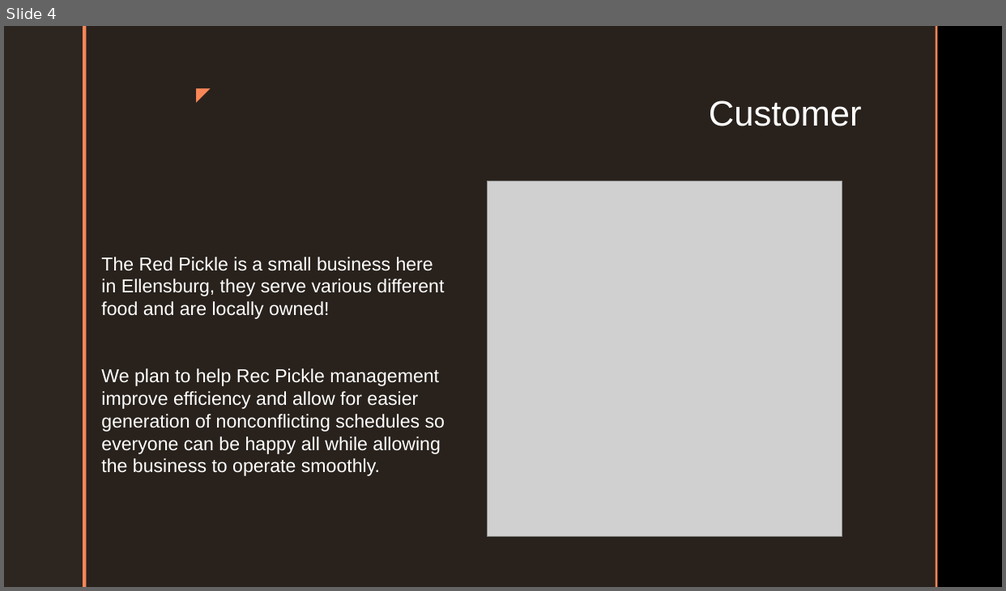
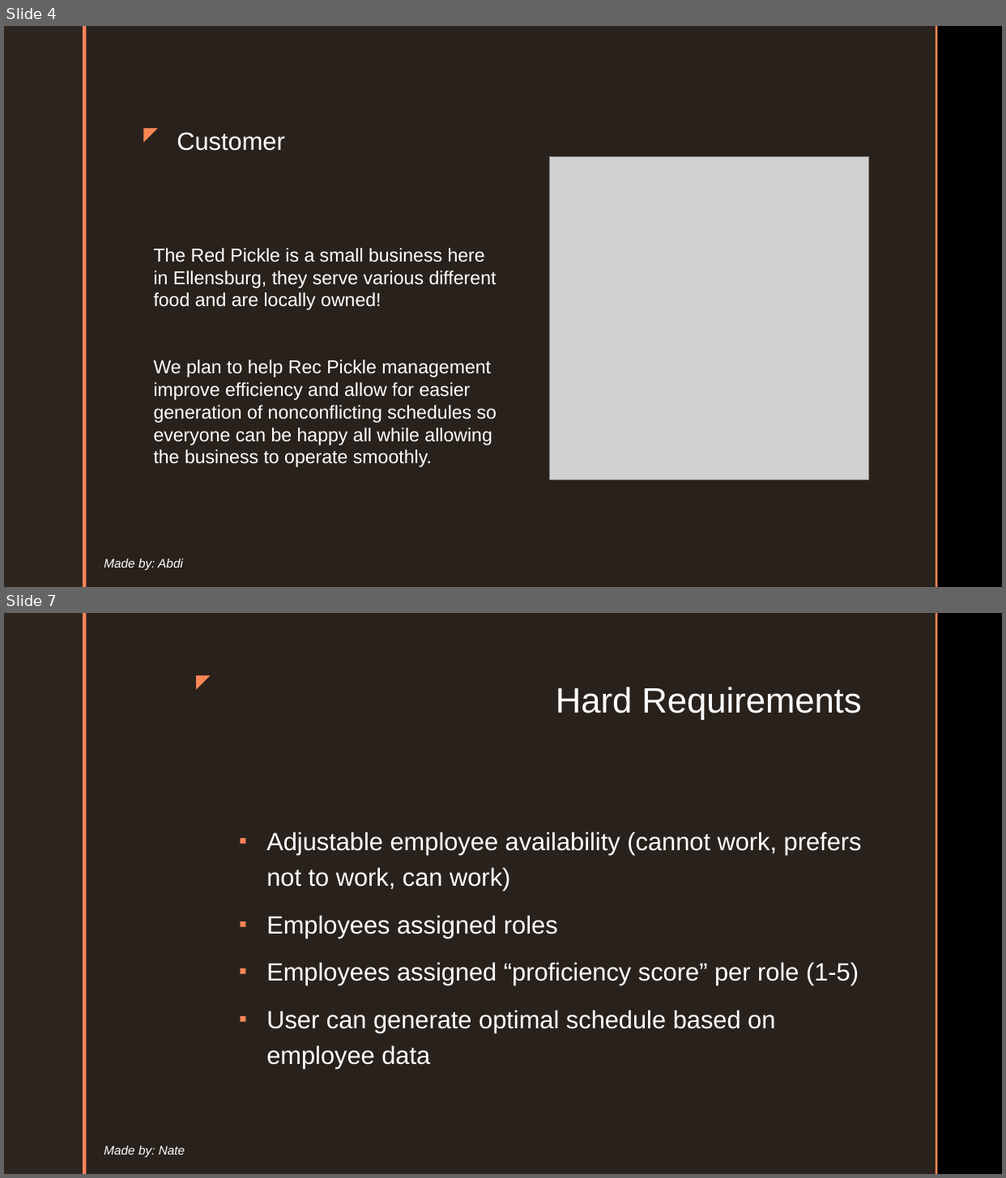
Before and after one commit to cushonz/Capstone_Project, a slide deck: individual_Work/homework/Midterm_presentation.pptx. Shown one above the other, each under a label of ours: slide 4 before the commit, slides 4 and 7 after it; the slides between them are not shown. The pictures are 1006x591 and 1006x1178 pixels, drawn with LibreOffice and Linux fonts; fonts in the diff are those of the drawing; grey boxes stand for pictures; background and template pictures are left out. Boxes give left, top, right and bottom in pixels: in the first picture for what was removed or moved away, otherwise in the second. Text is boxed around its words. In the diff, an @@ line names an element or a change of style, - is before the commit and + after.

```diff
--- a/individual_Work/homework/Midterm_presentation.pptx
+++ b/individual_Work/homework/Midterm_presentation.pptx
@@ slide 7 added at [4, 613, 1002, 1174], background picture (left out); not listed: 4 template elements that a slide beside it also shows @@
@@ text added at [184, 666, 217, 696], 18 pt, text #F98657 @@
+◤
@@ title added at [556, 687, 861, 720], 34 pt, text #FFFFFF @@
+Hard Requirements
@@ text added at [266, 832, 862, 1069], 24 pt, text #FFFFFF @@
+▪ Adjustable employee availability (cannot work, prefers not to work, can work)
+▪ Employees assigned roles
+▪ Employees assigned “proficiency score” per role (1-5)
+▪ User can generate optimal schedule based on employee data
@@ text added at [104, 1146, 185, 1157], 12 pt, text #FFFFFF, italic @@
+Made by: Nate
@@ slide 4 changed as well @@
@@ title "Customer": place and size @@
-title "Customer" at [709, 101, 862, 126]
+title "Customer" at [177, 132, 284, 151]
@@ title "Customer" at [177, 132, 284, 151]: size 34 to 24 pt; alignment right to left; vertical alignment top to bottom @@
@@ text "◤": place and size @@
-text "◤" at [184, 79, 217, 109]
+text "◤" at [131, 118, 165, 148]
@@ text "The Red Pickle is a ...": place and size @@
-text "The Red Pickle is a ..." at [101, 257, 445, 476]
+text "The Red Pickle is a ..." at [154, 248, 496, 467]
@@ picture: place and size @@
-picture at [488, 181, 842, 536]
+picture at [550, 156, 868, 480]
@@ text added at [104, 559, 183, 570], 12 pt, text #FFFFFF, italic @@
+Made by: Abdi
```
Also in this commit, not shown: 5 other slides changed, 14 other slides added, 7 slides removed, 2 other files.
